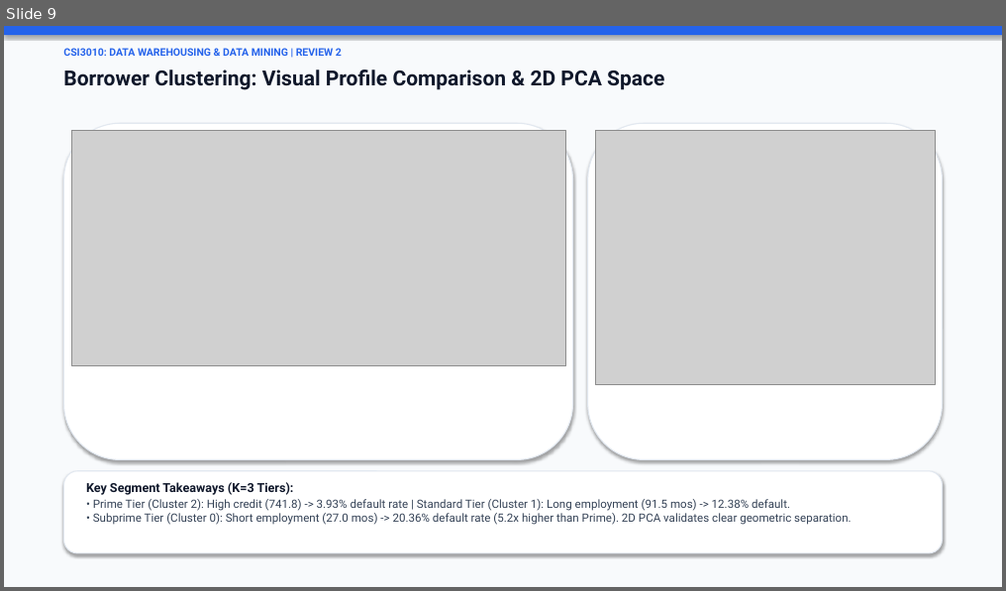
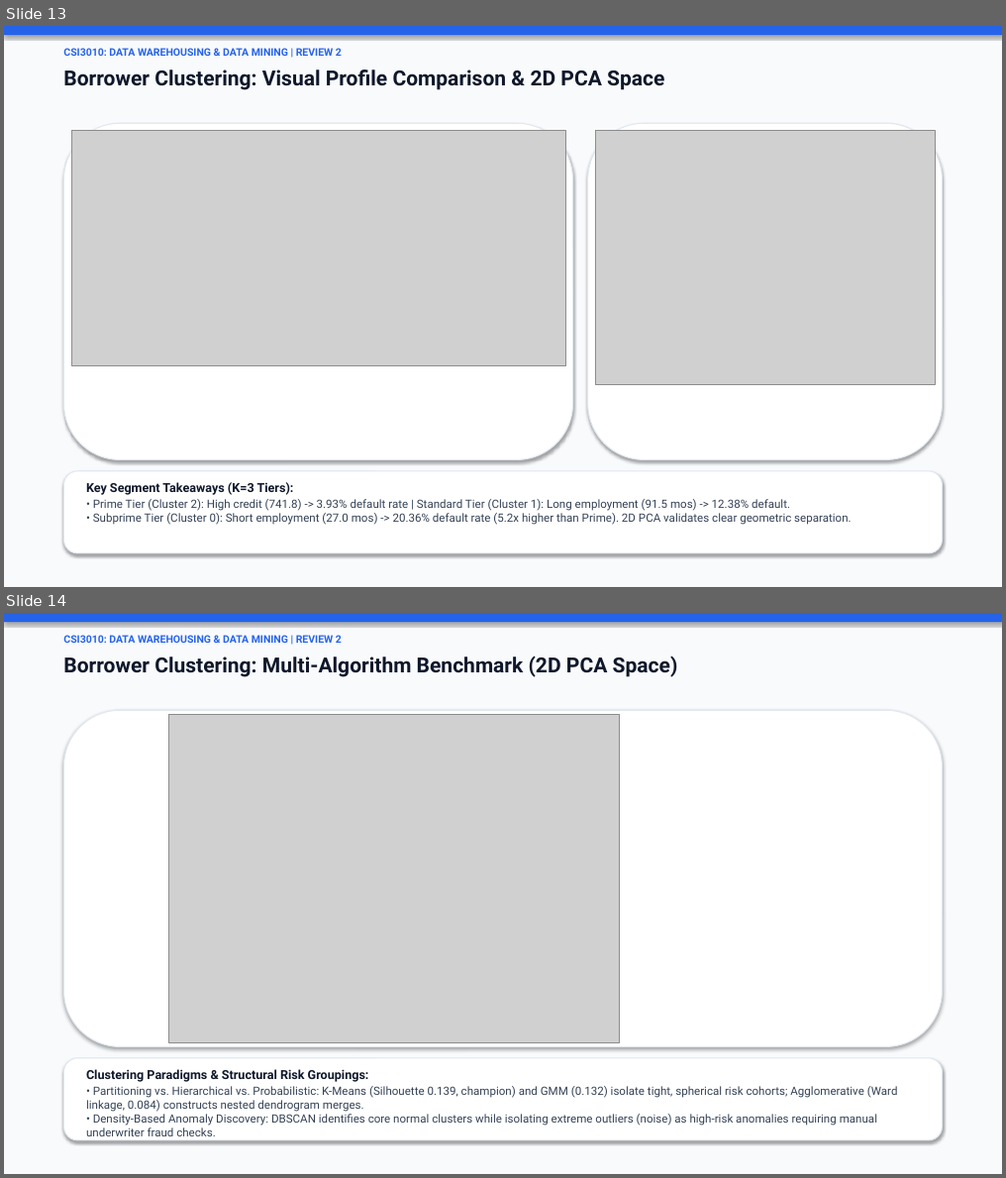
Before and after one commit to MahaprabhuK/Byte_Brigades_Loan_Default, a slide deck: Review2_ByteBrigades_LoanDefault.pptx. Shown one above the other, each under a label of ours: slide 9 before the commit, slides 13 and 14 after it. The pictures are 1006x591 and 1006x1178 pixels, drawn with LibreOffice and Linux fonts; fonts in the diff are those of the drawing; grey boxes stand for pictures. Boxes give left, top, right and bottom in pixels: in the first picture for what was removed or moved away, otherwise in the second. Text is boxed around its words. In the diff, an @@ line names an element or a change of style, - is before the commit and + after.

Commit message:
feat(presentation): add multi-algorithm comparative visuals across classification, clustering, association rules, and prediction

```diff
--- a/Review2_ByteBrigades_LoanDefault.pptx
+++ b/Review2_ByteBrigades_LoanDefault.pptx
@@ slide 14 added at (4, 613, 1002, 1174), background #F8FAFC @@
@@ rectangle added at (4, 613, 1002, 622), fill #2563EB @@
@@ text added at (63, 635, 342, 643), 10 pt, text #2563EB, bold @@
+CSI3010: DATA WAREHOUSING & DATA MINING | REVIEW 2
@@ text added at (63, 656, 678, 677), 20 pt, text #0F172A, bold @@
+Borrower Clustering: Multi-Algorithm Benchmark (2D PCA Space)
@@ rounded rectangle added at (63, 710, 943, 1048), fill #FFFFFF, outline #E2E8F0 1 pt @@
@@ picture added at (168, 714, 620, 1044) @@
@@ rounded rectangle added at (63, 1059, 943, 1141), fill #FFFFFF, outline #E2E8F0 1 pt @@
@@ text added at (86, 1069, 898, 1137), 11 pt, text #334155 @@
+Clustering Paradigms & Structural Risk Groupings:
+• Partitioning vs. Hierarchical vs. Probabilistic: K-Means (Silhouette 0.139, champion) and GMM (0.132) isolate tight, spherical risk cohorts; Agglomerative (Ward linkage, 0.084) constructs nested dendrogram merges.
+• Density-Based Anomaly Discovery: DBSCAN identifies core normal clusters while isolating extreme outliers (noise) as high-risk anomalies requiring manual underwriter fraud checks.
@@ what was slide 9 is now slide 13 @@
```
Also in this commit, not shown: 1 slide changed, 6 other slides added, 11 other files.
